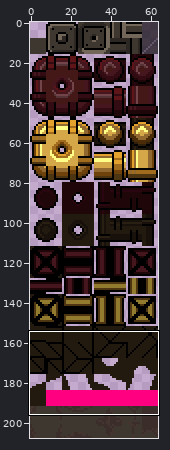
One commit to this sprite sheet: src/assets/tiles_cosmetic_front.png. Above, an overview of the earlier version with the close-up marked.
Close-up. As it was:
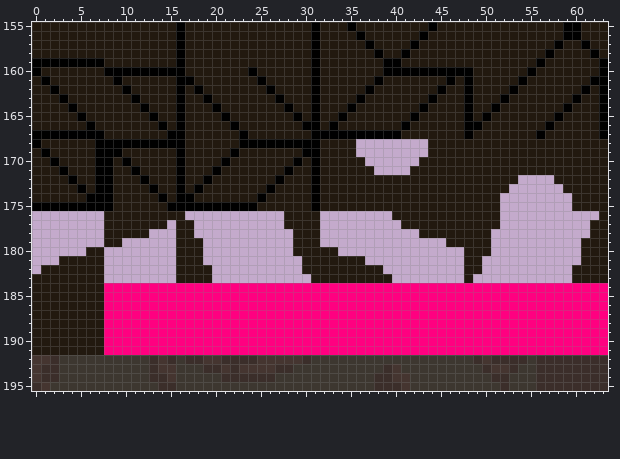
The file is 64x208 pixels. Colours within 5 levels of each other are drawn and written as one. Shown: x 0..63, y 155..195.
Now the later version:
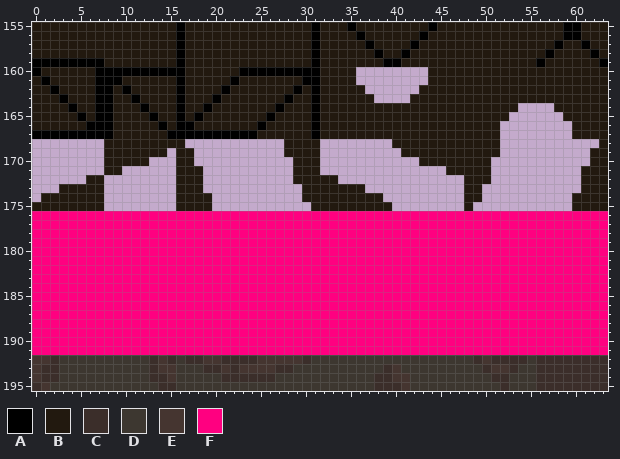
Palette (. is transparent): A #000000  B #22190f  C #3b2e2a  D #3d3730  E #453530  F #ff0080
What changed:
Changed rows in their new state; - is an unchanged pixel.
first column x 0:
160 -------A---------------A-AAAAAA-----........BBBBB------B-------B
161 -------AA--------B----A--B----A-----........--B-B-----B-------BB
162 -------AA---------B--A----B--A-------......--B--B----B-------B-B
163 -------AA----------BA------BA-------B-....--B---B---B-------B--B
164 -------AA----------AB------AB------B-------B----B--B--....-B---B
165 -------AA---------A--B----A--B----B-------B-----B-B--......----B
166 -------AA--------A----B--A----B--B-------B------BB--........---B
167 --------A--------AAAAAA-A-------BBBBBBBBB-------B---........---B
168 ........BBBBBBBBB...........BBBB....----BBBB--------...........-
169 ........BB-----.B-..........--BB....-----BBB--------..........--
170 ........B-B--...B-...........B-B.....--------------...........--
171 ........B-......B--..........--B......----....-----..........---
172 ......-B........B--..........--B--..............---...----...---
173 ...--B-B........B-B...........-B-----...........--...------..---
174 .-----BB........BB--..........-B-------.........--..------------
175 BBBBBBBB........BBBB...........B--------........-...------------
176 FFFFFFFFFFFFFFFFFFFFFFFFFFFFFFFFFFFFFFFFFFFFFFFFFFFFFFFFFFFFFFFF
177 FFFFFFFFFFFFFFFFFFFFFFFFFFFFFFFFFFFFFFFFFFFFFFFFFFFFFFFFFFFFFFFF
178 FFFFFFFFFFFFFFFFFFFFFFFFFFFFFFFFFFFFFFFFFFFFFFFFFFFFFFFFFFFFFFFF
179 FFFFFFFFFFFFFFFFFFFFFFFFFFFFFFFFFFFFFFFFFFFFFFFFFFFFFFFFFFFFFFFF
180 FFFFFFFFFFFFFFFFFFFFFFFFFFFFFFFFFFFFFFFFFFFFFFFFFFFFFFFFFFFFFFFF
181 FFFFFFFFFFFFFFFFFFFFFFFFFFFFFFFFFFFFFFFFFFFFFFFFFFFFFFFFFFFFFFFF
182 FFFFFFFFFFFFFFFFFFFFFFFFFFFFFFFFFFFFFFFFFFFFFFFFFFFFFFFFFFFFFFFF
183 FFFFFFFFFFFFFFFFFFFFFFFFFFFFFFFFFFFFFFFFFFFFFFFFFFFFFFFFFFFFFFFF
184 FFFFFFFF--------------------------------------------------------
185 FFFFFFFF--------------------------------------------------------
186 FFFFFFFF--------------------------------------------------------
187 FFFFFFFF--------------------------------------------------------
188 FFFFFFFF--------------------------------------------------------
189 FFFFFFFF--------------------------------------------------------
190 FFFFFFFF--------------------------------------------------------
191 FFFFFFFF--------------------------------------------------------
